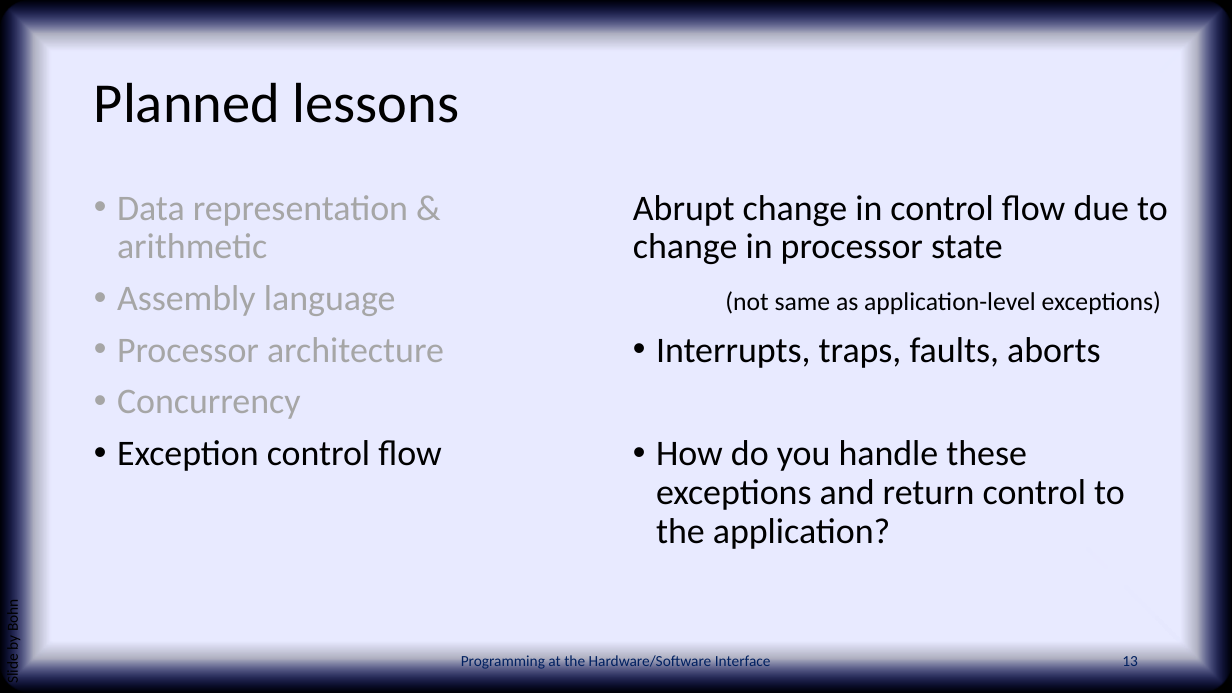
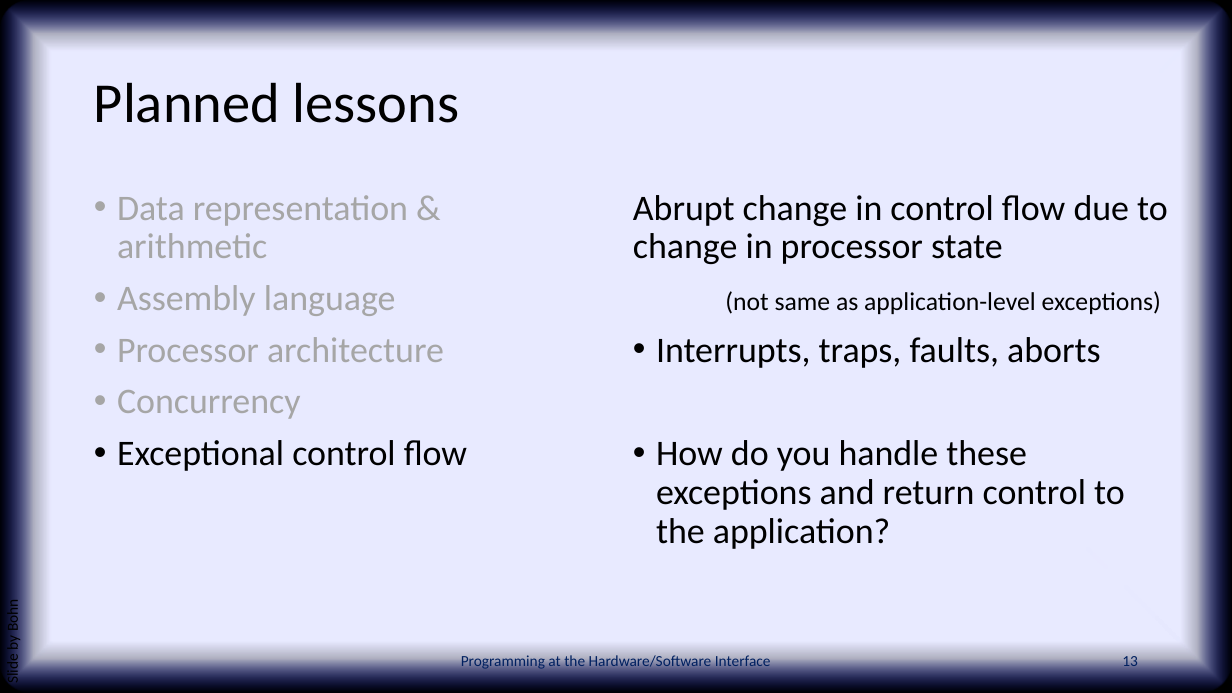
Before and after one commit to PHSI-supplements/slides, a slide deck: slide 13 of chap01.pptx. Drawn at 1232x693 pixels with LibreOffice and Linux fonts; fonts in the diff are those of the drawing; background and template pictures are left out. Boxes give left, top, right and bottom in pixels: in the first picture for what was removed or moved away, otherwise in the second. Text is boxed around its words. In the diff, an @@ line names an element or a change of style, - is before the commit and + after.

```diff
--- a/chap01.pptx
+++ b/chap01.pptx
@@ text at (117,440,467,471): text changed @@
-• Exception control flow
+• Exceptional control flow
```
Also in this commit, not shown: 1 other slide changed, 3 other files.
